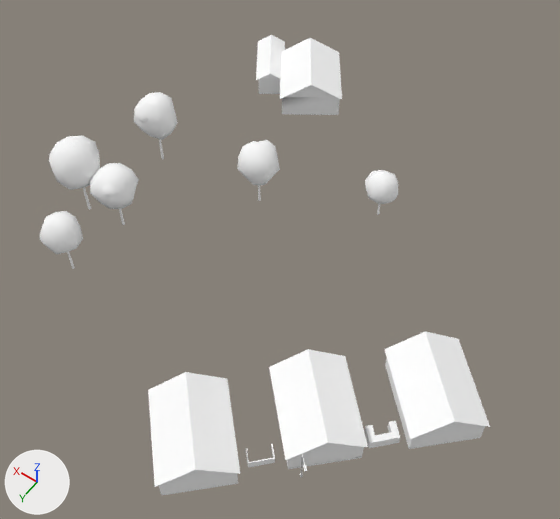
A saved change to the glTF model cities/arlov-borggatan/pack/tiles/c-2_6.glb.
One viewpoint serves both versions: a camera (50 mm lens) standing at (-124.5, 445.5, 86.0) and looking at (-88.7, 395.5, 7.4). Every picture has the same lights, and +X, +Y and +Z are marked at lower left. The first picture is the older version. Where no turn or scale is listed for an object, it has been applied to the vertices. Vertices at exactly the same position are counted once.

Objects in the first picture: 'SM_Building_w208679763', 'SM_Building_w208679785', 'SM_Building_w208679792', 'SM_Building_w361092235', 'SM_Building_w361092252', 'SM_Street_Furniture_-2_6', 'SM_Trees_-2_6', 'SM_Wall_Hedge_-2_6'.
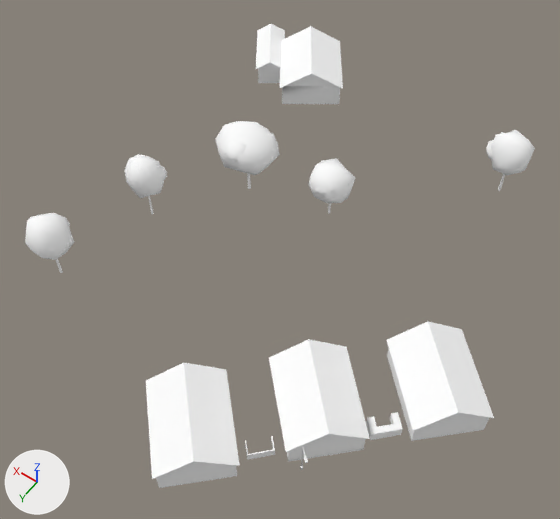
Diff of the bpy script that builds the scene:
```diff
--- a/cities/arlov-borggatan/pack/tiles/c-2_6.glb.py
+++ b/cities/arlov-borggatan/pack/tiles/c-2_6.glb.py
@@ me_sm_trees__2_6 @@
 # used by ob_sm_trees__2_6; location = (-76.6, 394.5, 10.6); scale = (19.5, 19.5, 19.5)
-me_sm_trees__2_6.from_pydata(...)  # 828 vertices, 1512 faces; spans x -1.0..1.0, y -0.94..0.94, z -0.35..0.35
+me_sm_trees__2_6.from_pydata(...)  # 690 vertices, 1260 faces; spans x -0.87..0.87, y -1.0..1.0, z -0.22..0.22
+# me_sm_trees__2_6 part 1: the loose piece of 12 vertices spanning x -0.11..-0.09, y -0.43..-0.42, z -0.34..-0.11 is scaled about its middle by (0.74, 0.74, 0.625), then moved by (-0.01, 0.22, 0.09)
+# me_sm_trees__2_6 part 2: the loose piece of 12 vertices spanning x -0.88..-0.86, y -0.83..-0.82, z -0.35..-0.18 is moved by (1.2, 0.73, 0.16)
+# me_sm_trees__2_6 part 3: the loose piece of 12 vertices spanning x 0.54..0.56, y 0.32..0.33, z -0.34..-0.1 is scaled about its middle by (0.613, 0.609, 0.712), then moved by (0.08, 0.02, 0.1)
+# me_sm_trees__2_6 part 4: the loose piece of 12 vertices spanning x 0.56..0.58, y 0.8..0.82, z -0.35..-0.12 is scaled about its middle by (0.812, 0.809, 0.755), then moved by (0.18, 0.08, 0.11)
+# me_sm_trees__2_6 part 5: 12 loose pieces with 444 vertices, spanning x -0.97..0.91, y -0.85..0.91, z -0.33..0.28, are deleted
+# me_sm_trees__2_6 part 6: 1 vertex moved within x 0.73, y 0.35, z 0.15; 251 vertices removed from x 0.38..1.0, y 0.17..0.94, z -0.14..0.35; 503 vertices added at x -0.23..0.87, y -0.31..1.0, z -0.07..0.22
+# me_sm_trees__2_6 part 7: 1 vertex moved within x -0.77, y -0.87, z -0.05; 83 vertices removed from x -1.0..-0.74, y -0.94..-0.7, z -0.19..0.06; 137 vertices added at x -0.87..-0.64, y -1.0..-0.76, z -0.22..0.17
 me_sm_trees__2_6.materials.append(mat_m_bark_wood)
@@ ob_sm_building_w208679763 @@
 ob_sm_building_w208679763 = bpy.data.objects.new('SM_Building_w208679763', me_sm_building_w208679763)
-ob_sm_building_w208679763.location = (-90.1, 391.0, 6.3)
+ob_sm_building_w208679763.location = (-90.1, 391.0, 8.4)
@@ ob_sm_building_w208679785 @@
 ob_sm_building_w208679785 = bpy.data.objects.new('SM_Building_w208679785', me_sm_building_w208679785)
-ob_sm_building_w208679785.location = (-94.1, 419.8, 5.6)
+ob_sm_building_w208679785.location = (-94.1, 419.8, 7.8)
@@ ob_sm_building_w208679792 @@
 ob_sm_building_w208679792 = bpy.data.objects.new('SM_Building_w208679792', me_sm_building_w208679792)
-ob_sm_building_w208679792.location = (-90.1, 382.2, 5.6)
+ob_sm_building_w208679792.location = (-90.1, 382.2, 7.7)
@@ ob_sm_building_w361092235 @@
 ob_sm_building_w361092235 = bpy.data.objects.new('SM_Building_w361092235', me_sm_building_w361092235)
-ob_sm_building_w361092235.location = (-88.6, 387.2, 6.4)
+ob_sm_building_w361092235.location = (-88.6, 387.2, 8.5)
@@ ob_sm_building_w361092252 @@
 ob_sm_building_w361092252 = bpy.data.objects.new('SM_Building_w361092252', me_sm_building_w361092252)
-ob_sm_building_w361092252.location = (-63.9, 363.2, 6.6)
+ob_sm_building_w361092252.location = (-63.9, 363.2, 8.7)
@@ ob_sm_street_furniture__2_6 @@
 ob_sm_street_furniture__2_6 = bpy.data.objects.new('SM_Street_Furniture_-2_6', me_sm_street_furniture__2_6)
-ob_sm_street_furniture__2_6.location = (-107.0, 416.7, 5.6)
+ob_sm_street_furniture__2_6.location = (-107.0, 416.7, 7.7)
@@ ob_sm_trees__2_6 @@
 ob_sm_trees__2_6 = bpy.data.objects.new('SM_Trees_-2_6', me_sm_trees__2_6)
-ob_sm_trees__2_6.location = (-76.6, 394.5, 10.6)
-ob_sm_trees__2_6.scale = (19.5, 19.5, 19.5)
+ob_sm_trees__2_6.location = (-85.8, 389.3, 11.3)
+ob_sm_trees__2_6.scale = (26.1, 26.1, 26.1)
@@ ob_sm_wall_hedge__2_6 @@
 ob_sm_wall_hedge__2_6 = bpy.data.objects.new('SM_Wall_Hedge_-2_6', me_sm_wall_hedge__2_6)
-ob_sm_wall_hedge__2_6.location = (-111.2, 406.8, 3.3)
+ob_sm_wall_hedge__2_6.location = (-111.2, 406.8, 5.4)
```

Boxes [x1, y1, x2, y2] around the edits, measured in the pictures (560 x 519 px; the box of a moved part takes in the faces that stretch with it):
'SM_Trees_-2_6', reshaped, moved, rescaled (42% wider, 14% shorter): before [40, 92, 398, 269]; after [25, 121, 535, 273]
'SM_Building_w208679763', moved: before [161, 38, 481, 496]; after [159, 26, 485, 488]
'SM_Building_w208679792', moved: before [256, 35, 490, 447]; after [256, 24, 494, 439]
'SM_Building_w208679785', moved: before [148, 372, 240, 495]; after [146, 363, 240, 487]
'SM_Building_w361092235', moved: before [246, 85, 340, 468]; after [245, 74, 341, 460]
'SM_Wall_Hedge_-2_6', moved: before [365, 421, 400, 448]; after [366, 412, 403, 440]
'SM_Building_w361092252', moved: before [258, 40, 281, 93]; after [258, 63, 280, 82]
'SM_Street_Furniture_-2_6', moved: before [300, 454, 307, 478]; after [300, 446, 308, 470]
part 1 of me_sm_trees__2_6, moved or reshaped: before [258, 185, 261, 201]; after [328, 203, 331, 213]
part 2 of me_sm_trees__2_6, moved or reshaped: before [377, 204, 380, 215]; after [247, 173, 251, 189]
part 3 of me_sm_trees__2_6, moved or reshaped: before [119, 209, 125, 225]; after [148, 196, 153, 214]
part 4 of me_sm_trees__2_6, moved or reshaped: before [67, 252, 75, 269]; after [56, 259, 63, 273]
part 5 of me_sm_trees__2_6, deleted: before [83, 92, 280, 210]
part 6 of me_sm_trees__2_6, moved or reshaped: before [40, 135, 139, 255]; after [25, 121, 355, 260]
part 7 of me_sm_trees__2_6, moved or reshaped: before [365, 170, 398, 204]; after [486, 130, 535, 191]
